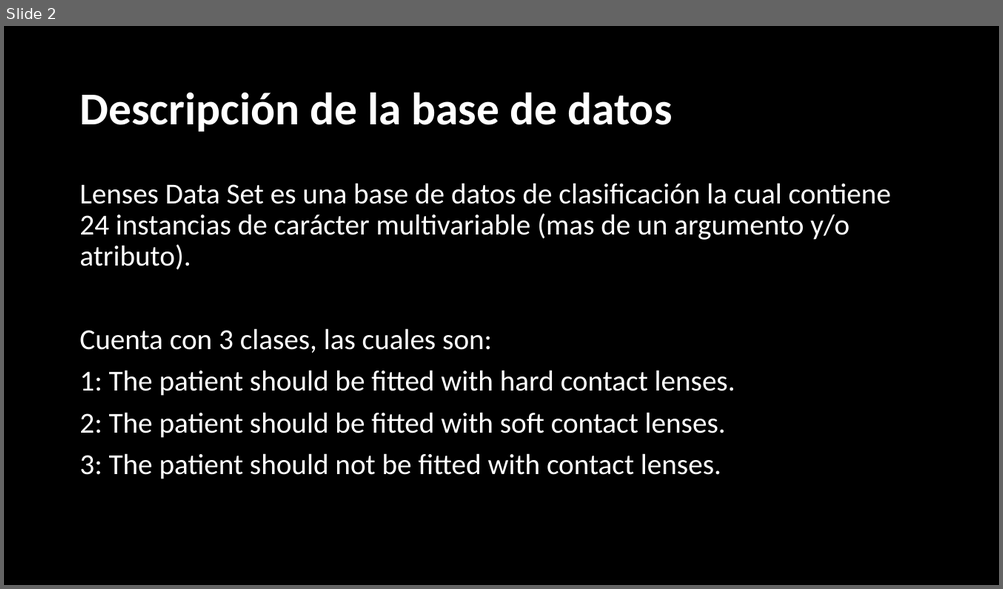
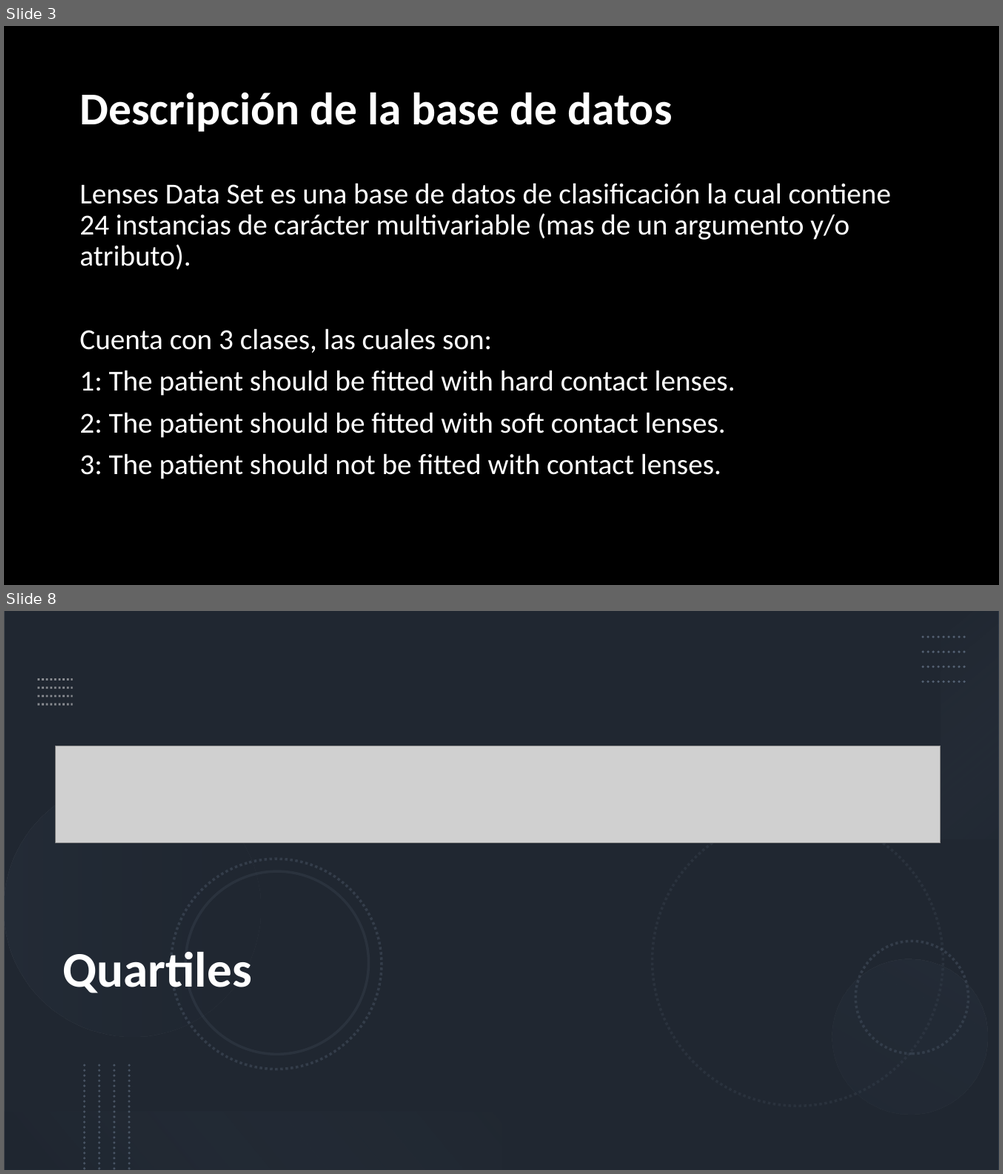
Before and after one commit to JuanAguilarDev/Data-mining-project, a slide deck: Plantilla Exposición.pptx. Shown one above the other, each under a label of ours: slide 2 before the commit, slides 3 and 8 after it; the slides between them are not shown. The pictures are 1003x589 and 1003x1174 pixels, drawn with LibreOffice and Linux fonts; fonts in the diff are those of the drawing; grey boxes stand for pictures; background and template pictures are left out. Boxes give left, top, right and bottom in pixels: in the first picture for what was removed or moved away, otherwise in the second. Text is boxed around its words. In the diff, an @@ line names an element or a change of style, - is before the commit and + after.

```diff
--- a/Plantilla Exposición.pptx
+++ b/Plantilla Exposición.pptx
@@ slide 8 added at (4, 611, 999, 1170), background #FFFFFF @@
@@ rectangle added at (4, 611, 999, 1170), fill #44546A @@
@@ rectangle added at (4, 611, 999, 1170), fill #000000 at 53% opacity @@
@@ rectangle added at (941, 611, 999, 840), fill gradient #ADB9CA to #333F50 @@
@@ group added at (37, 680, 73, 704): 4 lines @@
@@ group added at (922, 637, 967, 682): 4 lines @@
@@ group added at (922, 637, 967, 682): 4 lines @@
@@ picture added at (56, 746, 940, 843) @@
@@ group added at (4, 780, 999, 1143): 6 ellipses @@
@@ title added at (62, 951, 251, 994), 48 pt, text #FFFFFF, bold @@
+Quartiles
@@ group added at (85, 1065, 129, 1170): 4 lines @@
@@ rectangle added at (4, 1113, 502, 1170), fill gradient #222A35 to #8497B0 @@
@@ what was slide 2 is now slide 3 @@
```
Also in this commit, not shown: 5 slides changed, 14 other slides added, 4 slides removed.
